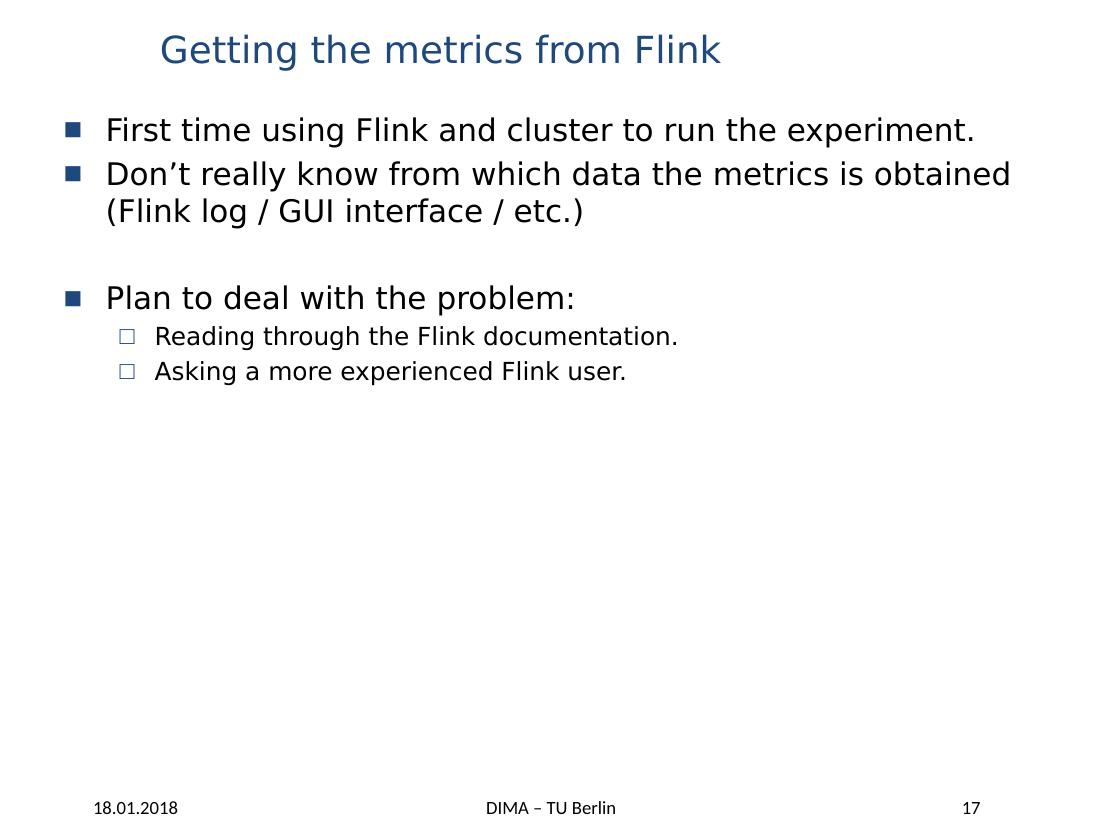
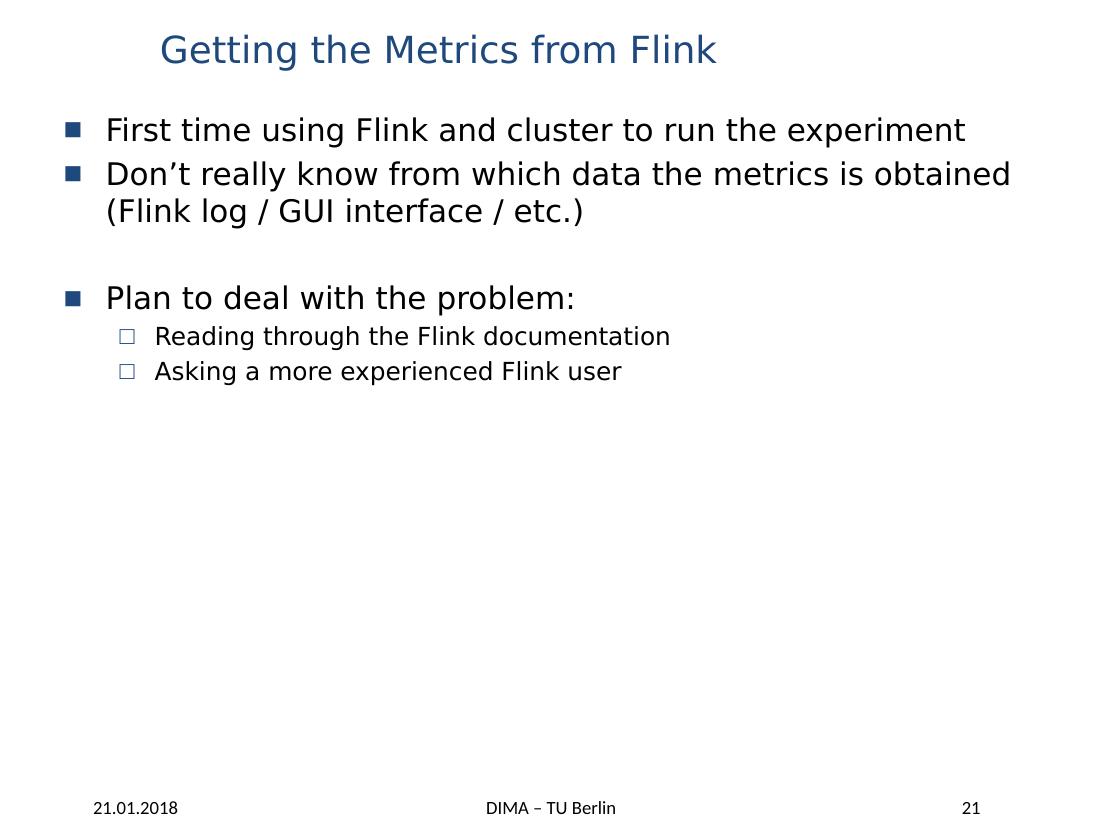
Before and after one commit to panduwicaksono91/wave-hist, a slide deck: slide 21 of BDAPRO Midterm Presentation - Wavelet Histogram.pptx (slide 17 before the commit). Drawn at 1120x840 pixels with LibreOffice and Linux fonts; fonts in the diff are those of the drawing; background and template pictures are left out. Boxes give left, top, right and bottom in pixels: in the first picture for what was removed or moved away, otherwise in the second. Text is boxed around its words. In the diff, an @@ line names an element or a change of style, - is before the commit and + after.

```diff
--- a/BDAPRO Midterm Presentation - Wavelet Histogram.pptx
+++ b/BDAPRO Midterm Presentation - Wavelet Histogram.pptx
@@ title at [160,34,717,70]: text changed @@
-Getting the metrics from Flink
+Getting the Metrics from Flink
@@ text at [106,117,966,148]: text changed @@
-■ First time using Flink and cluster to run the experiment.
+■ First time using Flink and cluster to run the experiment
@@ text at [155,326,671,386]: text changed @@
-  □ Reading through the Flink documentation.
-  □ Asking a more experienced Flink user.
+  □ Reading through the Flink documentation
+  □ Asking a more experienced Flink user
@@ text at [93,801,178,814]: text changed @@
-18.01.2018
+21.01.2018
@@ page number at [962,802,981,814]: text changed @@
-17
+21
```
Also in this commit, not shown: 17 other slides changed, 5 slides added, 1 slide removed.
